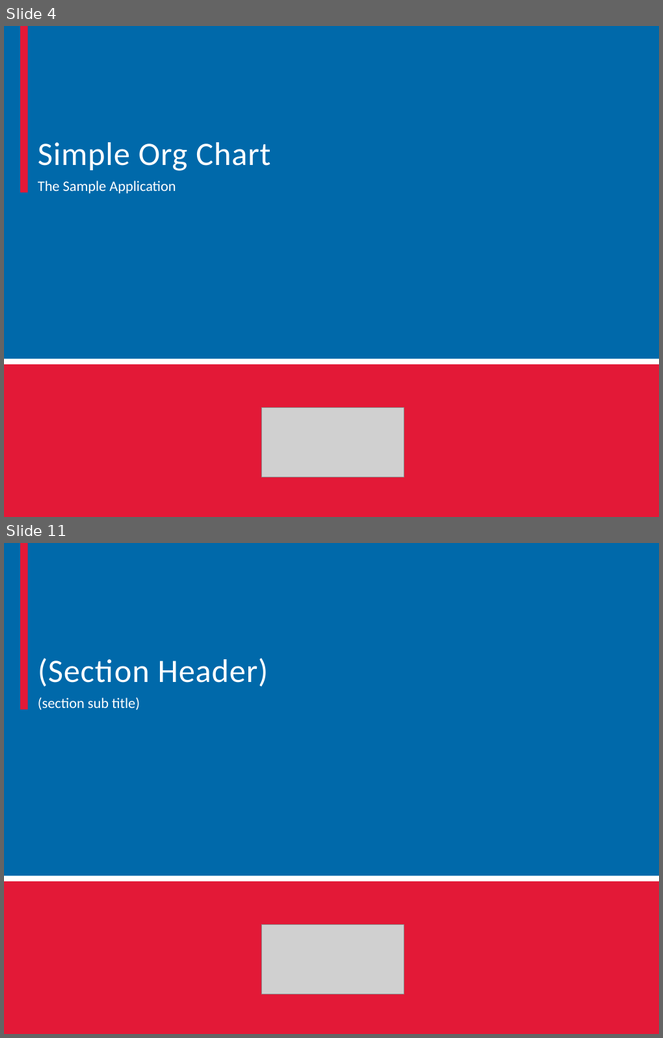
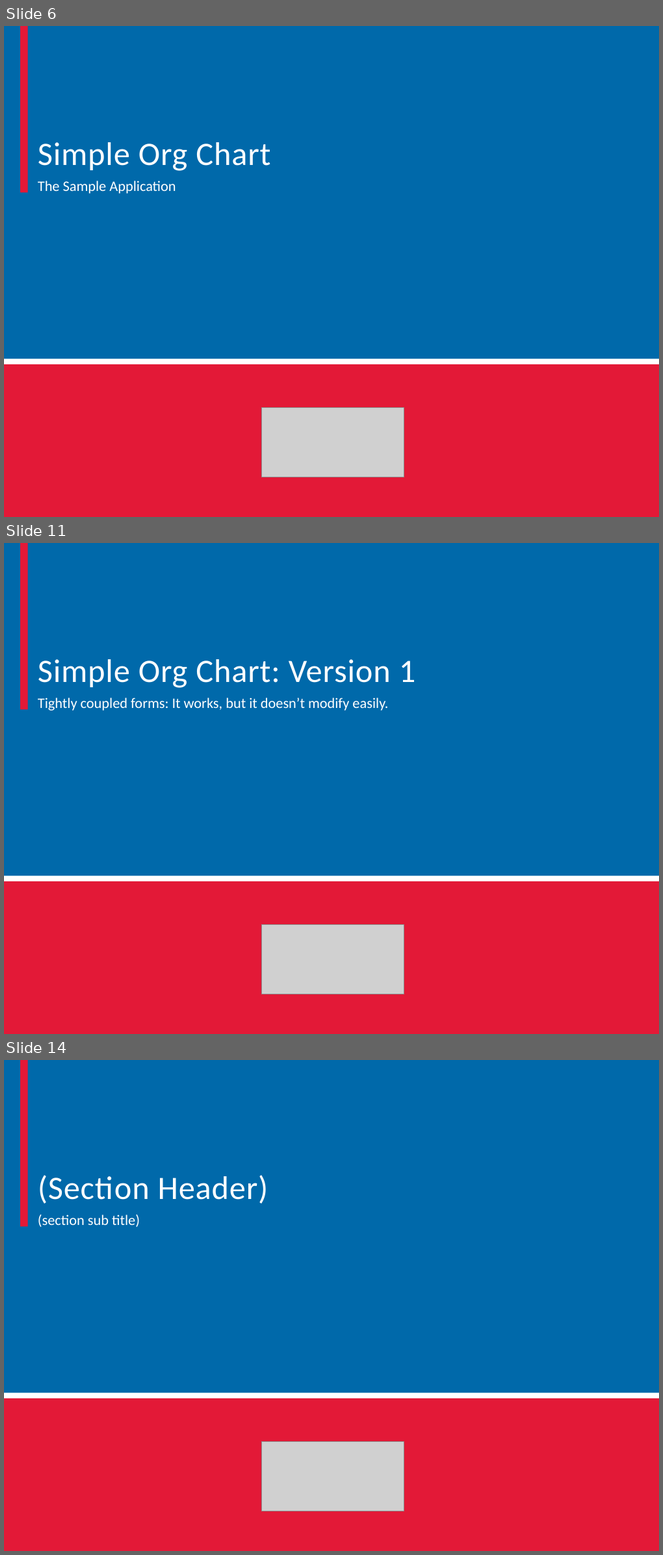
Before and after one commit to mxriverlynn/presentations-and-training, a slide deck: Decoupling Workflow With App Controler/Decoupling Workflow From Forms.pptx. Shown one above the other, each under a label of ours: slides 4 and 11 before the commit, slides 6, 11 and 14 after it; the slides between them are not shown. The pictures are 663x1038 and 663x1555 pixels, drawn with LibreOffice and Linux fonts; fonts in the diff are those of the drawing; grey boxes stand for pictures; background and template pictures are left out. Boxes give left, top, right and bottom in pixels: in the first picture for what was removed or moved away, otherwise in the second. Text is boxed around its words. In the diff, an @@ line names an element or a change of style, - is before the commit and + after.

Commit message:
adding additional broken out views of the screen mocks. continuing work on the slides - added object oriented principles slides, basic overview of the sample org chart softare, and started on 'v1' of the 'bad' code slides

```diff
--- a/Decoupling Workflow With App Controler/Decoupling Workflow From Forms.pptx
+++ b/Decoupling Workflow With App Controler/Decoupling Workflow From Forms.pptx
@@ slide 11 added at (4, 543, 659, 1034), background #FFFFFF; not listed: 2 template elements that a slide beside it also shows @@
@@ rectangle added at (4, 543, 659, 876), fill #0069AA @@
@@ rectangle added at (20, 543, 27, 709), fill #E31937 @@
@@ text added at (38, 659, 416, 688), 36 pt, text #FFFFFF @@
+Simple Org Chart: Version 1
@@ text added at (38, 698, 388, 711), 16 pt, text #FFFFFF @@
+Tightly coupled forms: It works, but it doesn’t modify easily.
@@ rectangle added at (4, 882, 659, 1034), fill #E31937 @@
@@ picture added at (262, 925, 404, 995) @@
@@ what was slide 4 is now slide 6 @@
@@ what was slide 11 is now slide 14 @@
```
Also in this commit, not shown: 1 slide changed, 7 other slides added, 5 slides removed, 5 other files.
